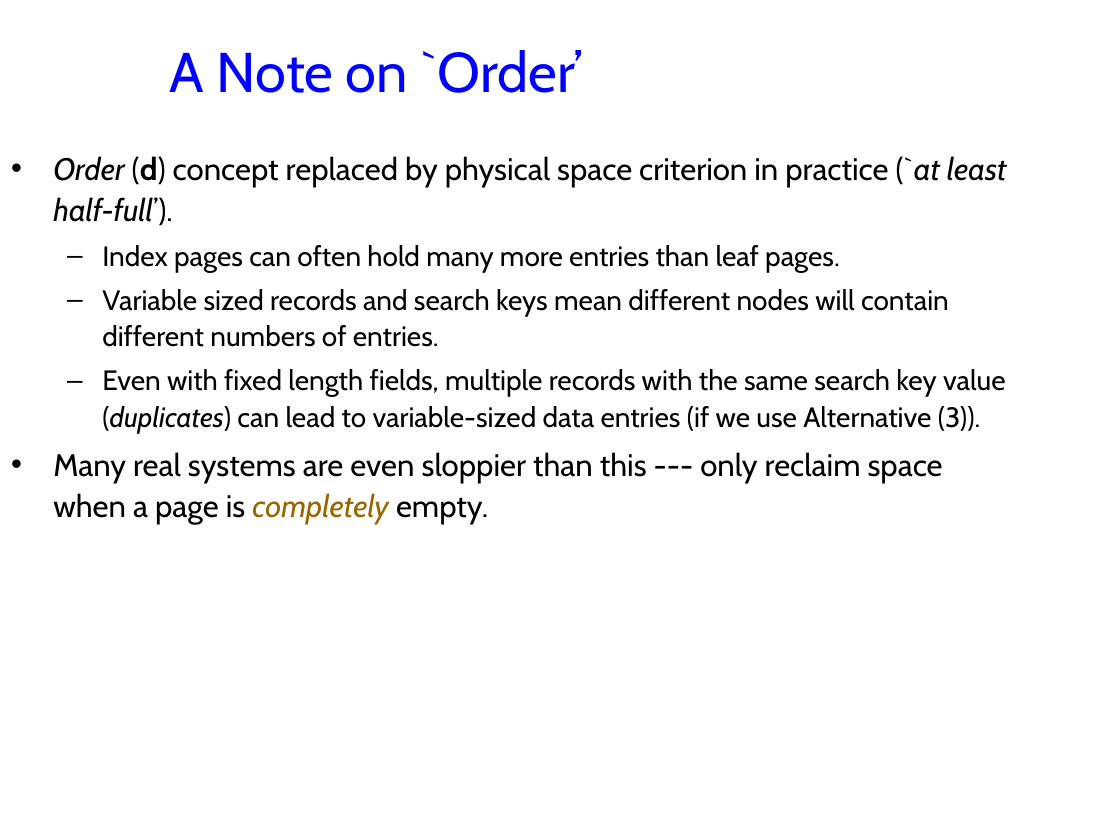
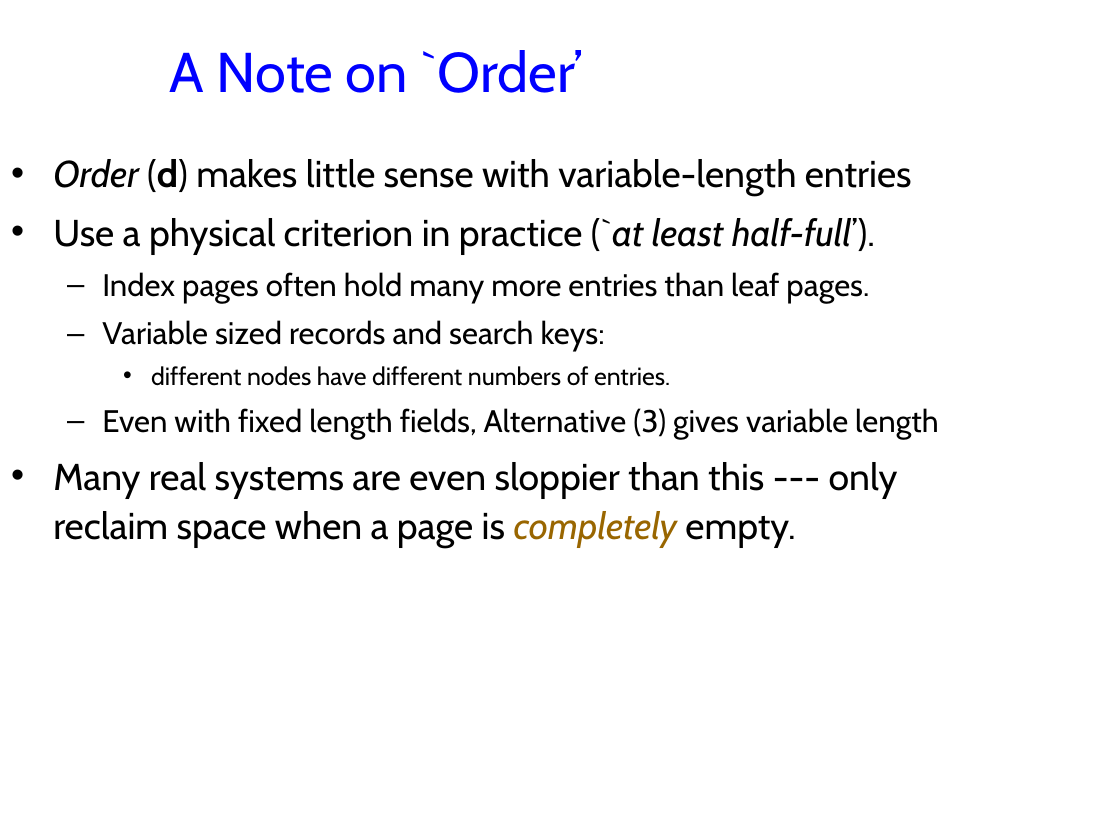
Before and after one commit to jhellerstein/cs186-09, a slide deck: slide 31 of lecs/06-TreeIndexes.ppt. Drawn at 1120x840 pixels with LibreOffice and Linux fonts; fonts in the diff are those of the drawing; background and template pictures are left out. Boxes give left, top, right and bottom in pixels: in the first picture for what was removed or moved away, otherwise in the second. Text is boxed around its words. In the diff, an @@ line names an element or a change of style, - is before the commit and + after.

```diff
--- a/lecs/06-TreeIndexes.ppt
+++ b/lecs/06-TreeIndexes.ppt
@@ text at bbox=[53, 159, 938, 440]: text changed; size 18 to 20 pt @@
-• Order (d) concept replaced by physical space criterion in practice (`at least half-full’).
-  – Index pages can often hold many more entries than leaf pages.
-  – Variable sized records and search keys mean different nodes will contain different numbers of entries.
-  – Even with fixed length fields, multiple records with the same search key value (duplicates) can lead to variable-sized data entries (if we use Alternative (3)).
+• Order (d) makes little sense with variable-length entries
+• Use a physical criterion in practice (`at least half-full’).
+  – Index pages often hold many more entries than leaf pages.
+  – Variable sized records and search keys:
+    • different nodes have different numbers of entries.
+  – Even with fixed length fields, Alternative (3) gives variable length
@@ text at bbox=[53, 462, 898, 547]: size 20 to 24 pt in "Many real systems are even sloppier than ..."; more space between paragraphs @@
```
Also in this commit, not shown: 11 other slides changed, 1 slide added, 1 slide removed, 1 other file.
